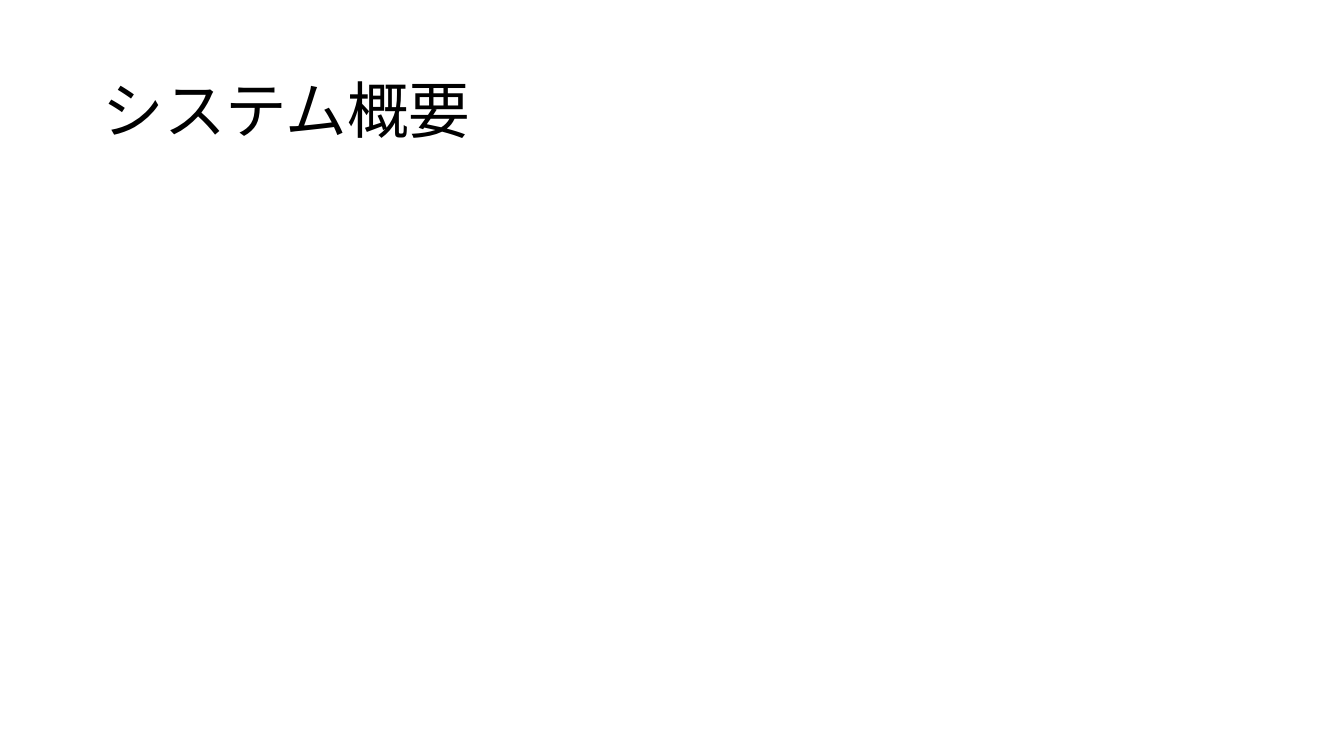
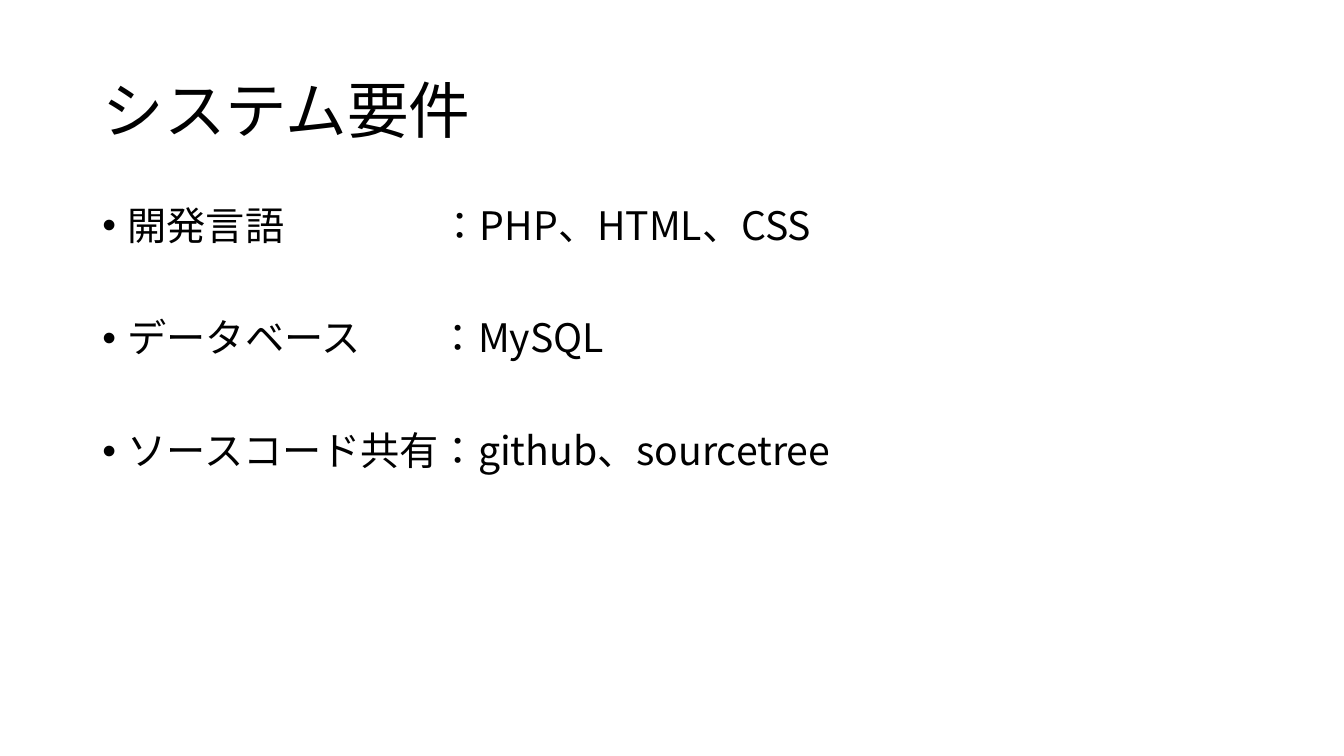
Before and after one commit to ivy239007/UG, a slide deck: slide 3 of プレゼン資料/Webアプリ開発発表資料.pptx (slide 4 before the commit). Drawn at 1344x756 pixels with LibreOffice and Linux fonts; fonts in the diff are those of the drawing. Boxes give left, top, right and bottom in pixels: in the first picture for what was removed or moved away, otherwise in the second. Text is boxed around its words. In the diff, an @@ line names an element or a change of style, - is before the commit and + after.

Commit message:
プレゼン資料のパワポデータの修正作成

```diff
--- a/プレゼン資料/Webアプリ開発発表資料.pptx
+++ b/プレゼン資料/Webアプリ開発発表資料.pptx
@@ title at (x1=102, y1=81, x2=470, y2=138): text changed @@
-システム概要
+システム要件
@@ text added at (x1=128, y1=207, x2=831, y2=475), 28 pt, text #000000 @@
+• 開発言語 ：PHP、HTML、CSS
+• データベース ：MySQL
+• ソースコード共有：github、sourcetree
```
Also in this commit, not shown: 1 other slide changed, 3 slides added, 5 slides removed.
